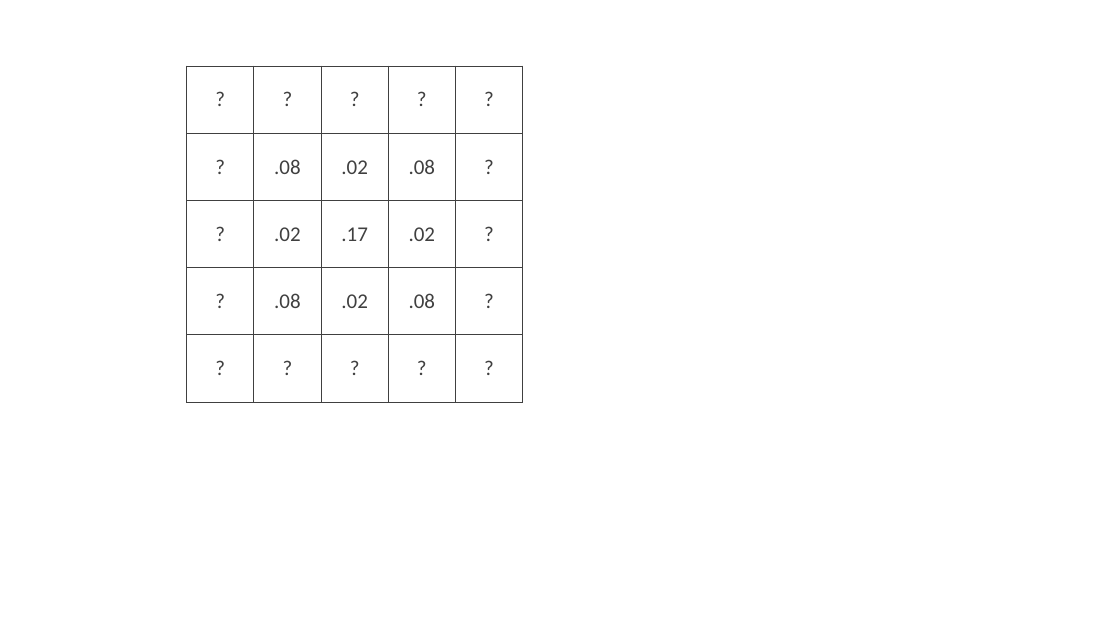
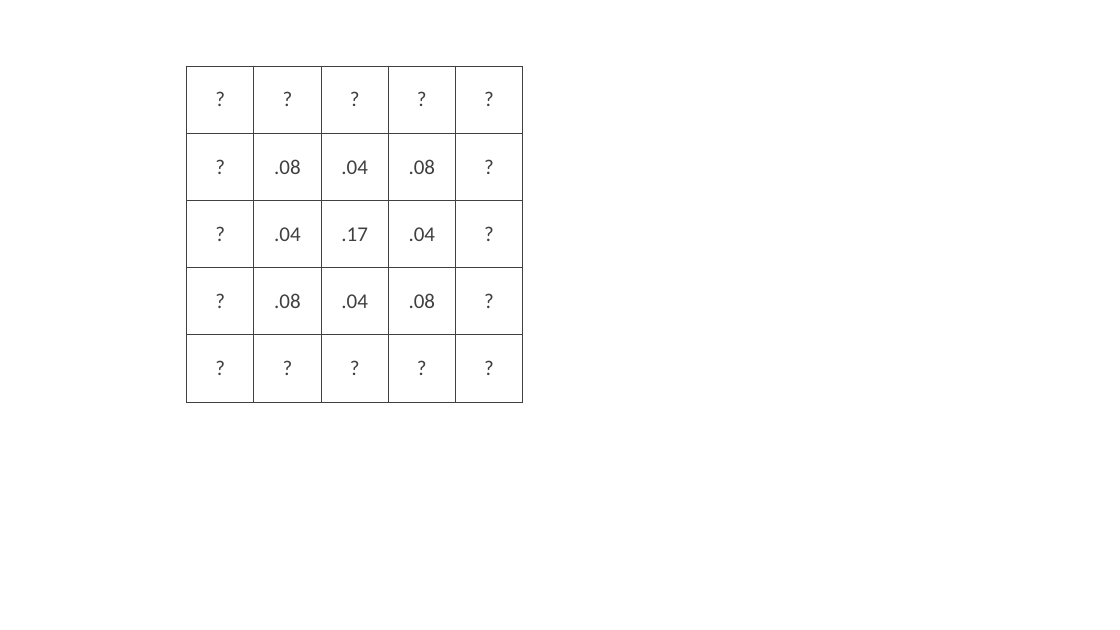
Before and after one commit to PurpleAvatar/multiscale_biological_modeling, a slide deck: slide 6 of figures/MMBS Figures.pptx. Drawn at 1120x630 pixels with LibreOffice and Linux fonts; fonts in the diff are those of the drawing. Boxes give left, top, right and bottom in pixels: in the first picture for what was removed or moved away, otherwise in the second. Text is boxed around its words. In the diff, an @@ line names an element or a change of style, - is before the commit and + after.

```diff
--- a/figures/MMBS Figures.pptx
+++ b/figures/MMBS Figures.pptx
@@ table at (187, 66, 523, 402) @@
-row 2, column 3: .02
+row 2, column 3: .04
-row 3, column 2: .02
+row 3, column 2: .04
-row 3, column 4: .02
+row 3, column 4: .04
-row 4, column 3: .02
+row 4, column 3: .04
```
Also in this commit, not shown: 1 other slide changed, 2 other files.
